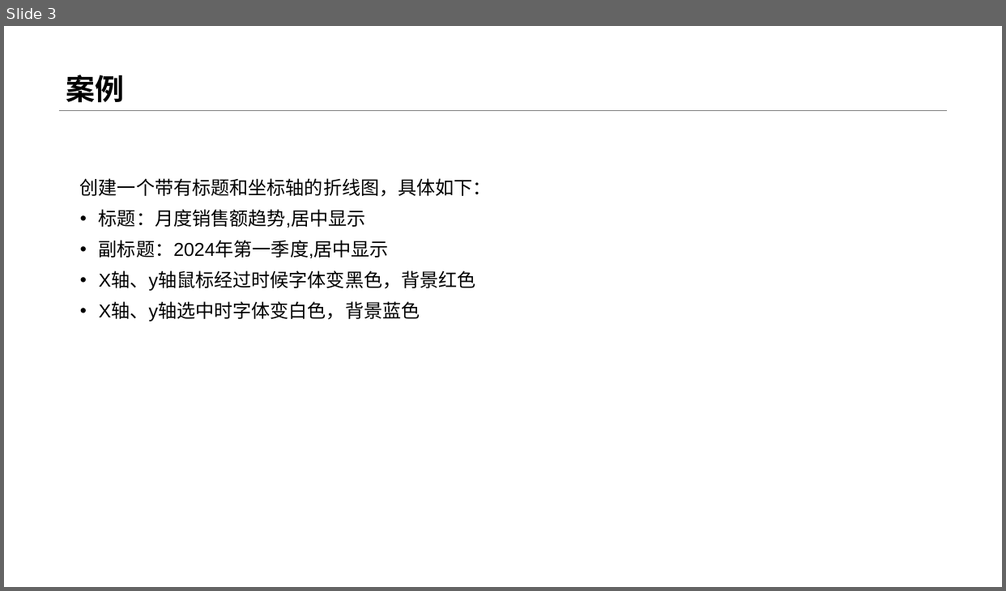
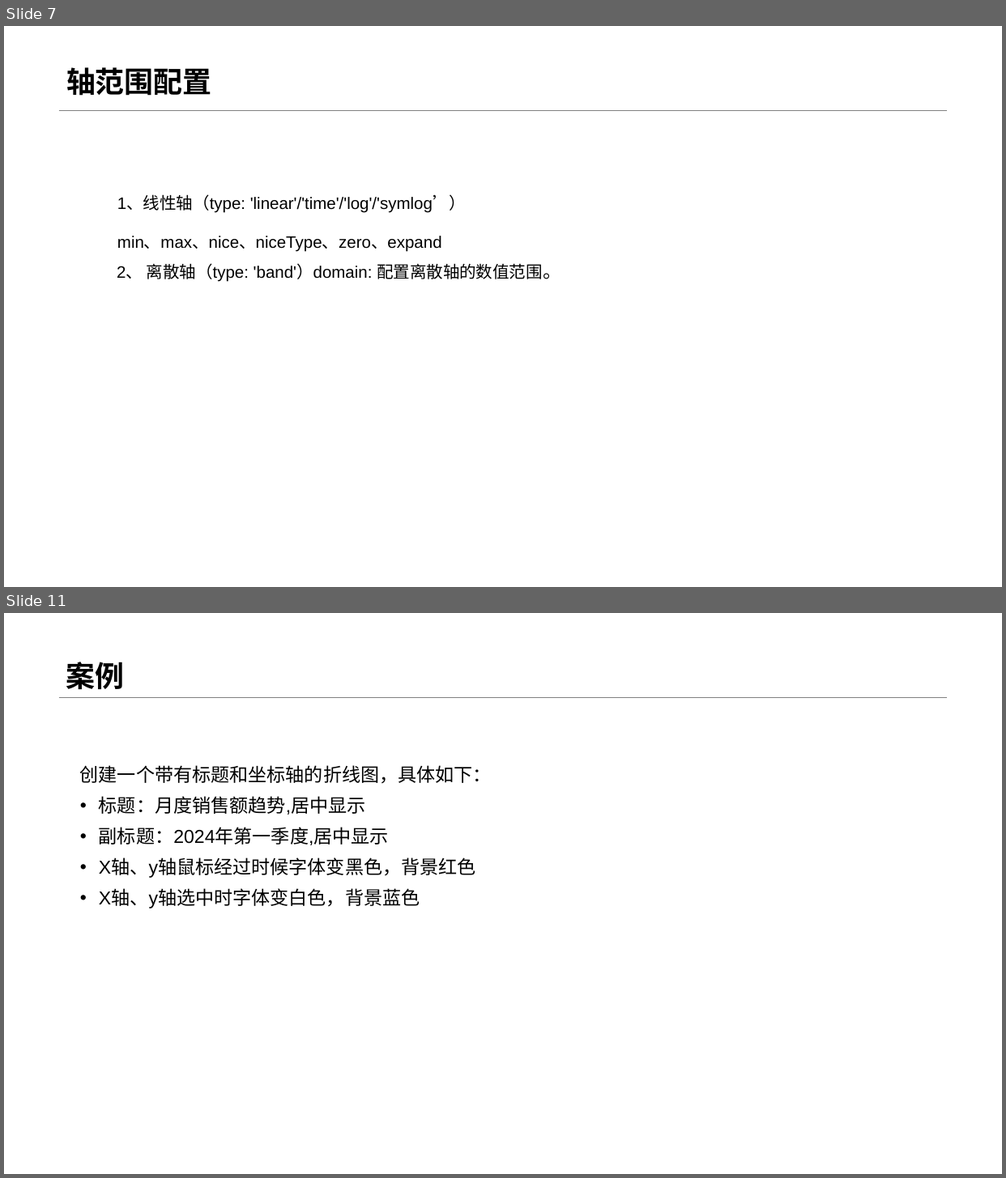
Before and after one commit to menglin1997/vchartCourse, a slide deck: code/Chapter 2 - Detailed Explanation of Chart Concepts/07-Title and coordinate axis control/07-标题和坐标轴配置.pptx. Shown one above the other, each under a label of ours: slide 3 before the commit, slides 7 and 11 after it; the slides between them are not shown. The pictures are 1006x591 and 1006x1178 pixels, drawn with LibreOffice and Linux fonts; fonts in the diff are those of the drawing. Boxes give left, top, right and bottom in pixels: in the first picture for what was removed or moved away, otherwise in the second. Text is boxed around its words. In the diff, an @@ line names an element or a change of style, - is before the commit and + after.

```diff
--- a/code/Chapter 2 - Detailed Explanation of Chart Concepts/07-Title and coordinate axis control/07-标题和坐标轴配置.pptx
+++ b/code/Chapter 2 - Detailed Explanation of Chart Concepts/07-Title and coordinate axis control/07-标题和坐标轴配置.pptx
@@ slide 7 added at [4,26,1002,587], background #FFFFFF; not listed: 1 template element that a slide beside it also shows @@
@@ title added at [66,67,211,96], 28 pt, text #000000, bold @@
+轴范围配置
@@ text added at [117,196,561,282], 16 pt, text #000000 @@
+  1、线性轴（type: 'linear'/'time'/'log'/'symlog’）
+  min、max、nice、niceType、zero、expand
+2、 离散轴（type: 'band'）domain: 配置离散轴的数值范围。
@@ what was slide 3 is now slide 11 @@
```
Also in this commit, not shown: 1 slide changed, 7 other slides added, 7 other files.
